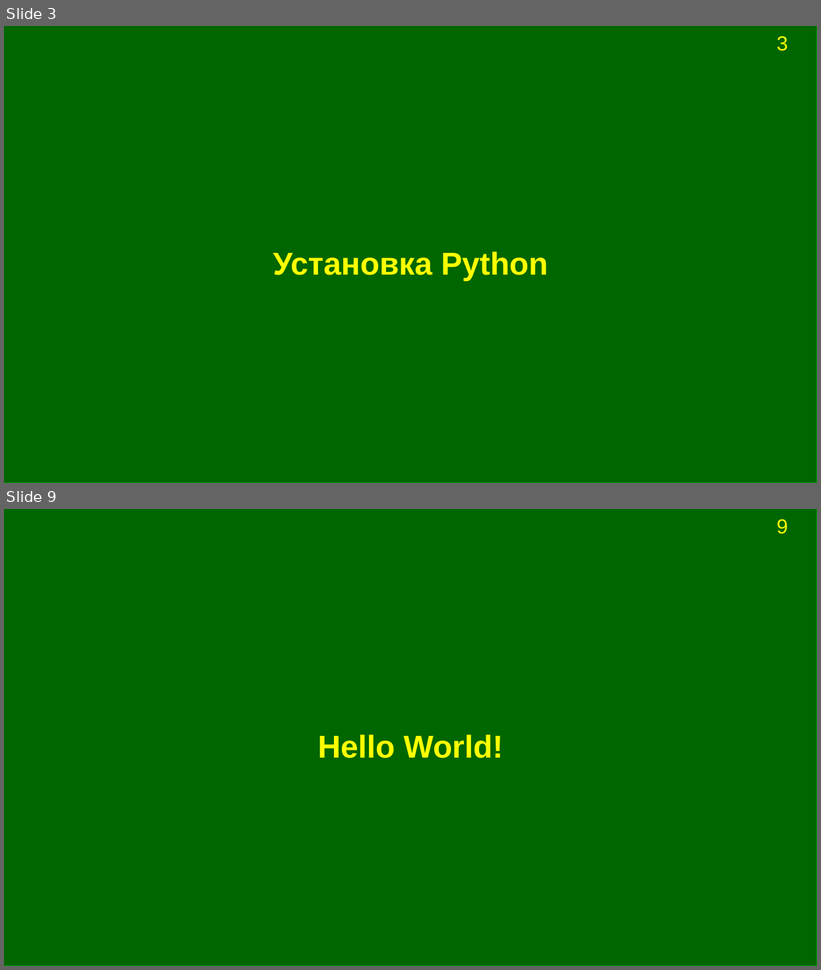
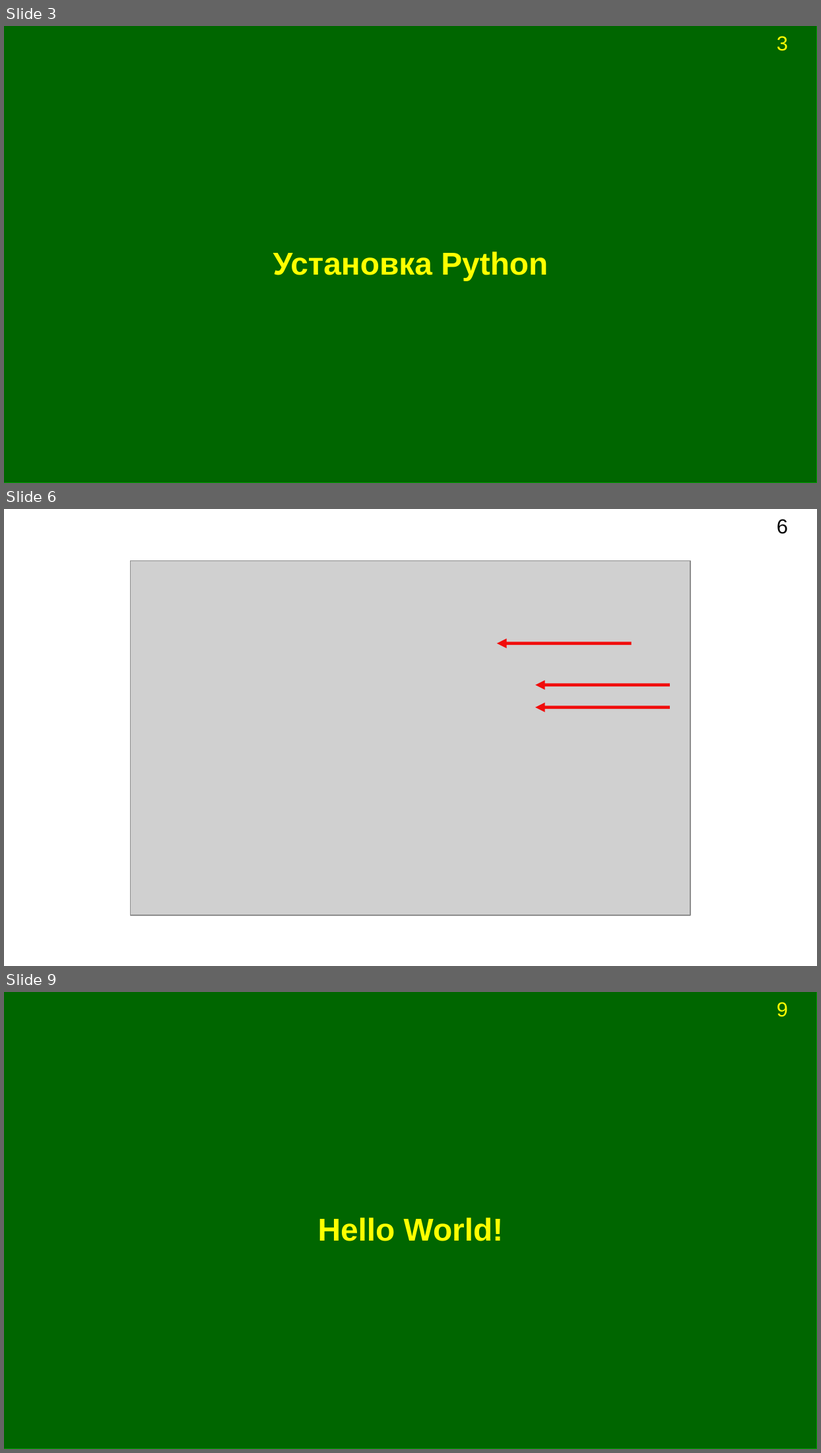
Before and after one commit to Jenyay/python-lectures, a slide deck: presentations/03. Hello world.odp. Shown one above the other, each under a label of ours: slides 3 and 9 before the commit, slides 3, 6 and 9 after it; the slides between them are not shown. The pictures are 821x970 and 821x1453 pixels, drawn with LibreOffice and Linux fonts; fonts in the diff are those of the drawing; grey boxes stand for pictures. Boxes give left, top, right and bottom in pixels: in the first picture for what was removed or moved away, otherwise in the second. Text is boxed around its words. In the diff, an @@ line names an element or a change of style, - is before the commit and + after.

```diff
--- a/presentations/03. Hello world.odp
+++ b/presentations/03. Hello world.odp
@@ slide 6 added at bbox=[4, 509, 817, 966], background #FFFFFF; not listed: 1 template element that a slide beside it also shows @@
@@ picture added at bbox=[131, 561, 691, 916] @@
@@ arrow added from (632, 643) to (497, 643), #F10D0C 2.83 pt @@
@@ arrow added from (670, 685) to (536, 685), #F10D0C 2.83 pt @@
@@ arrow added from (670, 708) to (536, 708), #F10D0C 2.83 pt @@
```
Also in this commit, not shown: 4 other slides added, 5 slides removed, 8 other files.
